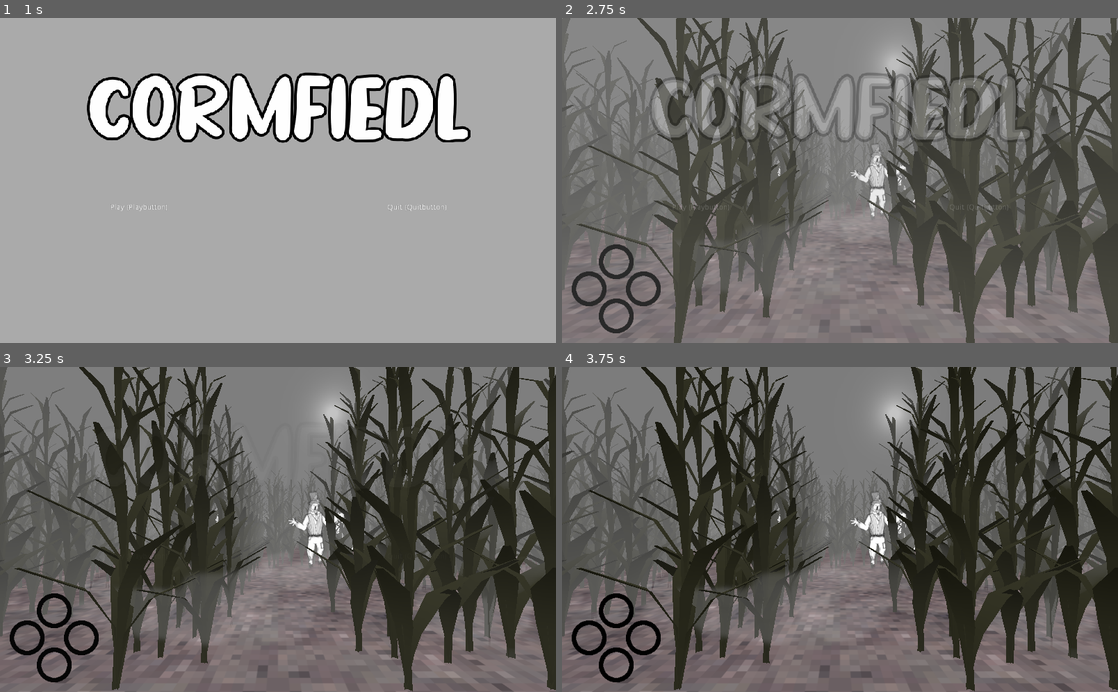
Above: before the commit, frames 1-4 (two rows, left to right).
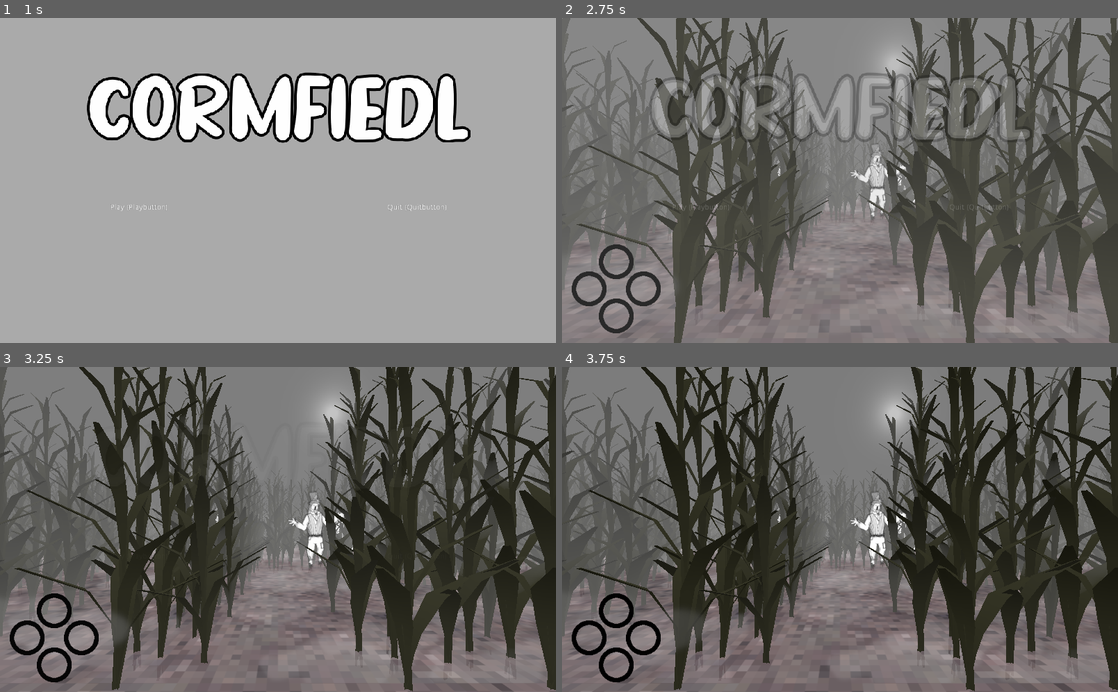
Above: after the commit, the same moments.

Repository: greenje262/one-ticket-to-the-lonely-soul-scarecrow-show
Game: Godot game, scene res://Cornfield.tscn
Same seed, same stepped clock (60 frames per second), same inputs: the game is played once before the commit and once after it. Sound files missing from this copy of the repository are replaced by a short silence.
Inputs:
- Up to frame 1 (1 s): tap Enter at 0.5 s; hold E (turn_right) from 0.53 s (still down); tap D (no) at 0.6 s; tap Space (ping) at 0.8 s
- Up to frame 2 (2.75 s): tap Space (ping) at 1.25, 1.35, 2.3 s; release E (turn_right) at 1.28 s; hold Q (turn_left) 1.28-2.03 s; tap D (no) at 1.55 s; tap Enter at 2 s; hold E (turn_right) from 2.03 s (still down); tap F (look) at 2.1 s
- Up to frame 3 (3.25 s): release E (turn_right) at 2.78 s; hold W (move_forward) from 2.78 s (still down); tap D (no) at 2.85 s
- Up to frame 4 (3.75 s): release W (move_forward) at 3.53 s; hold Q (turn_left) from 3.53 s (still down); tap Space (ping) at 3.6 s

Frame 1 is identical in both runs. In frame 2, 0.7% of the frame differs, in the area x 0-98%, y 53-90%; in frame 3, 3.8%, in the area x 1-97%, y 54-92%; in frame 4, 3.5%.

Commit message:
added end sequence

Diff:
--- a/Cornfield.gd
+++ b/Cornfield.gd
@@ -2,6 +2,7 @@
 
 onready var player = $Player
 onready var weather = $Atmosphere
+onready var fog = $Fog
 onready var weather_tween = $Atmosphere/Tween
 onready var node001 = $Nodes/Node01
 onready var node002 = $Nodes/Node02
@@ -125,6 +126,8 @@
 onready var node120 = $Nodes/Node120
 onready var node121 = $Nodes/Node121
 
+signal the_end
+
 func _ready():
 	player.connect("node_update", self, "check_node")
 	check_node()
@@ -977,9 +980,10 @@
 				"E": null, "speedE": 0
 				}
 		node121.translation:
-			player.node_match = {
-				"N": node117.translation, "speedN": 1.5,
-				"W": null, "speedW": 0,
-				"S": null, "speedS": 0,
-				"E": null, "speedE": 0
-				}
+			emit_signal("the_end")
+			player.node_match = {
+				"N": null, "speedN": 0,
+				"W": null, "speedW": 0,
+				"S": null, "speedS": 0,
+				"E": null, "speedE": 0
+				}
--- a/Cornfield.tscn
+++ b/Cornfield.tscn
@@ -18,6 +18,7 @@
 [ext_resource path="res://scream09.mp3" type="AudioStream" id=16]
 [ext_resource path="res://scream04.mp3" type="AudioStream" id=17]
 [ext_resource path="res://scream10.mp3" type="AudioStream" id=18]
+[ext_resource path="res://Fog.tscn" type="PackedScene" id=19]
 
 [sub_resource type="ProceduralSky" id=1]
 sky_top_color = Color( 0.670588, 0.670588, 0.670588, 1 )
@@ -1726,3 +1727,5 @@
 stream = ExtResource( 8 )
 volume_db = -20.0
 autoplay = true
+
+[node name="Fog" parent="." instance=ExtResource( 19 )]
--- a/Fog.tscn
+++ b/Fog.tscn
@@ -2,21 +2,21 @@
 
 [ext_resource path="res://fog_wall.png" type="Texture" id=1]
 
-[sub_resource type="Gradient" id=6]
+[sub_resource type="Gradient" id=1]
 offsets = PoolRealArray( 0, 0.348837, 0.643411, 1 )
 colors = PoolColorArray( 1, 1, 1, 0, 1, 1, 1, 1, 1, 1, 1, 1, 1, 1, 1, 0 )
 
-[sub_resource type="GradientTexture" id=7]
-gradient = SubResource( 6 )
+[sub_resource type="GradientTexture" id=2]
+gradient = SubResource( 1 )
 
 [sub_resource type="ParticlesMaterial" id=3]
 lifetime_randomness = 0.1
 emission_shape = 2
-emission_box_extents = Vector3( 10, 0.5, 10 )
+emission_box_extents = Vector3( 15, 0.5, 20 )
 spread = 100.0
 gravity = Vector3( 1, 0.1, 0 )
 linear_accel = 0.2
-color_ramp = SubResource( 7 )
+color_ramp = SubResource( 2 )
 anim_offset = 1.0
 anim_offset_random = 1.0
 
@@ -38,7 +38,7 @@
 size = Vector2( 2, 1 )
 
 [node name="Fog" type="Particles"]
-amount = 128
+amount = 1024
 speed_scale = 0.25
 process_material = SubResource( 3 )
 draw_pass_1 = SubResource( 5 )
--- a/Player.gd
+++ b/Player.gd
@@ -3,9 +3,11 @@
 onready var cam = $Camera
 onready var tween = $MoveTween
 onready var tween2 = $OtherTween
+onready var tween3 = $OtherOtherTween
 onready var pinger = $PingPlayer
 onready var ray = $RayCast
 onready var survey = $SettingsPage
+onready var survey_page = $SettingsPage/ViewportContainer/Viewport/SettingsSurvey
 
 onready var ind_u = $UIndicator
 onready var ind_l = $LIndicator
@@ -16,6 +18,7 @@
 onready var noer = $WordBox/YesNoBox/No
 
 onready var title = $WordBox/TitleBox
+onready var end = $WordBox/EndBox
 
 var state = "title"
 var counter = 1001
@@ -35,14 +38,22 @@
 
 func _ready():
 	stored_rot = rotation_degrees
+	get_node("/root/Cornfield").connect("the_end", self, "endgame")
+	survey_page.connect("game_time", self, "settings_done")
 
 func _physics_process(delta):
-	if state == "title" && !tween.is_active():
-		if Input.is_action_just_pressed("ping"):
-			tween.interpolate_property(self, "translation", translation, Vector3(0, 0, 17), 2, Tween.EASE_OUT)
-			tween.start()
-			tween2.interpolate_property(title, "modulate", Color(1, 1, 1, 1), Color(1, 1, 1, 0), 3.5, Tween.TRANS_EXPO)
-			tween2.start()
+	#the 'play again' process is wrong somehow, that needs to be fixed
+	if state == "title" || state == "end":
+		if !tween.is_active():
+			if Input.is_action_just_pressed("ping"):
+				tween.interpolate_property(self, "translation", Vector3(0, 10, 17), Vector3(0, 0, 17), 2, Tween.EASE_OUT)
+				tween.start()
+				if state == "title":
+					tween2.interpolate_property(title, "modulate", Color(1, 1, 1, 1), Color(1, 1, 1, 0), 3.5, Tween.TRANS_EXPO)
+					tween2.start()
+				elif state == "end":
+					tween2.interpolate_property(end, "modulate", Color(1, 1, 1, 1), Color(1, 1, 1, 0), 3.5, Tween.TRANS_EXPO)
+					tween2.start()
 	elif state == "settings" && !survey_time:
 		survey_time = true
 		yield(get_tree().create_timer(1), "timeout")
@@ -50,6 +61,8 @@
 		tween.start()
 		tween2.interpolate_property(survey, "translation", Vector3(2, 0.8, -0.4), Vector3(0, 0.8, -0.4), 1.5, Tween.EASE_OUT)
 		tween2.start()
+		yield(tween2, "tween_all_completed")
+		$SettingsPage/ViewportContainer/Viewport/SettingsSurvey/SettingsBox/Setting1/HSlider.grab_focus()
 	elif state == "game":
 		if !tween.is_active():
 			if !looking:
@@ -112,6 +125,16 @@
 	elif !Dialogue.choice:
 		yesser.hide()
 		noer.hide()
+
+#put away settings page and begin the game
+func settings_done():
+	tween.interpolate_property(cam, "rotation_degrees", Vector3(-30, 0, 0), Vector3(0, 0, 0), 1)
+	tween.start()
+	tween2.interpolate_property(survey, "translation", Vector3(0, 0.8, -0.4), Vector3(2, 0.8, -0.4), 1, Tween.EASE_OUT)
+	tween2.start()
+	yield(tween2, "tween_all_completed")
+	survey.hide()
+	state = "game"
 
 #update look direction after every input
 func look_tweak(looker):
@@ -253,3 +276,14 @@
 
 		if Dialogue.talking && !in_room:
 			Dialogue.dialogue_end()
+
+#play ending sequence
+func endgame():
+	state = "end"
+	tween.interpolate_property(self, "rotation_degrees", rotation_degrees, Vector3(40, 0, 0), 3, Tween.TRANS_LINEAR)
+	tween.start()
+	yield(tween, "tween_all_completed")
+	tween2.interpolate_property(self, "translation", Vector3(-2, 0, 17), Vector3(-2, 10, 23), 3.5, Tween.EASE_IN)
+	tween2.start()
+	tween3.interpolate_property(end, "modulate", Color(1, 1, 1, 0), Color(1, 1, 1, 1), 3, Tween.TRANS_EXPO)
+	tween3.start()
--- a/Player.tscn
+++ b/Player.tscn
@@ -1,11 +1,10 @@
-[gd_scene load_steps=14 format=2]
+[gd_scene load_steps=13 format=2]
 
 [ext_resource path="res://Player.gd" type="Script" id=1]
 [ext_resource path="res://indicator-empty.png" type="Texture" id=2]
 [ext_resource path="res://ping.mp3" type="AudioStream" id=3]
 [ext_resource path="res://ARCO for OSX.otf" type="DynamicFontData" id=4]
 [ext_resource path="res://No Virus.otf" type="DynamicFontData" id=5]
-[ext_resource path="res://Fog.tscn" type="PackedScene" id=6]
 [ext_resource path="res://SettingsSurvey.tscn" type="PackedScene" id=7]
 
 [sub_resource type="DynamicFont" id=1]
@@ -46,6 +45,8 @@
 [node name="MoveTween" type="Tween" parent="."]
 
 [node name="OtherTween" type="Tween" parent="."]
+
+[node name="OtherOtherTween" type="Tween" parent="."]
 
 [node name="UIndicator" type="Sprite" parent="."]
 texture = ExtResource( 2 )
@@ -171,16 +172,66 @@
 align = 1
 valign = 1
 
+[node name="EndBox" type="Control" parent="WordBox"]
+modulate = Color( 1, 1, 1, 0 )
+margin_top = 100.0
+margin_right = 1024.0
+margin_bottom = 400.0
+__meta__ = {
+"_edit_use_anchors_": false
+}
+
+[node name="Panel" type="Panel" parent="WordBox/EndBox"]
+margin_top = -100.0
+margin_right = 1024.0
+margin_bottom = 500.0
+custom_styles/panel = SubResource( 2 )
+__meta__ = {
+"_edit_use_anchors_": false
+}
+
+[node name="Title" type="Label" parent="WordBox/EndBox"]
+anchor_left = 0.5
+anchor_right = 0.5
+margin_left = -350.0
+margin_right = 350.0
+margin_bottom = 161.0
+custom_fonts/font = SubResource( 3 )
+text = "THE EMD"
+align = 1
+valign = 1
+
+[node name="Play" type="Label" parent="WordBox/EndBox"]
+anchor_top = 1.0
+anchor_bottom = 1.0
+margin_top = -100.0
+margin_right = 512.0
+text = "PlayAgain (Playbutton)"
+align = 1
+valign = 1
+
+[node name="Quit" type="Label" parent="WordBox/EndBox"]
+anchor_left = 1.0
+anchor_top = 1.0
+anchor_right = 1.0
+anchor_bottom = 1.0
+margin_left = -512.0
+margin_top = -100.0
+text = "Quit (Quitbutton)"
+align = 1
+valign = 1
+__meta__ = {
+"_edit_use_anchors_": false
+}
+
 [node name="Timer" type="Timer" parent="."]
 wait_time = 0.1
 autostart = true
 
-[node name="Fog" parent="." instance=ExtResource( 6 )]
-
 [node name="SettingsPage" type="MeshInstance" parent="."]
 transform = Transform( 1, 0, 0, 0, 0.819152, 0.573576, 0, -0.573576, 0.819152, 3, 0.8, -0.4 )
 mesh = SubResource( 4 )
-material/0 = SubResource( 5 )
+material/0 = SubResource( 6 )
 
 [node name="ViewportContainer" type="ViewportContainer" parent="SettingsPage"]
 light_mask = 524288
--- /dev/null
+++ b/SettingsSurvey.gd
@@ -0,0 +1,7 @@
+extends Control
+
+signal game_time
+
+func _on_Button_pressed():
+	print("presssssss")
+	emit_signal("game_time")
--- a/SettingsSurvey.tscn
+++ b/SettingsSurvey.tscn
@@ -1,8 +1,11 @@
-[gd_scene format=2]
+[gd_scene load_steps=2 format=2]
+
+[ext_resource path="res://SettingsSurvey.gd" type="Script" id=1]
 
 [node name="SettingsSurvey" type="Control"]
 margin_right = 464.0
 margin_bottom = 600.0
+script = ExtResource( 1 )
 __meta__ = {
 "_edit_use_anchors_": false
 }
@@ -308,7 +311,7 @@
 [node name="Setting9" type="Control" parent="SettingsBox"]
 margin_top = 400.0
 margin_right = 415.0
-margin_bottom = 525.0
+margin_bottom = 450.0
 __meta__ = {
 "_edit_use_anchors_": false
 }
@@ -332,3 +335,30 @@
 __meta__ = {
 "_edit_use_anchors_": false
 }
+
+[node name="DoneButton" type="Control" parent="SettingsBox"]
+margin_top = 500.0
+margin_right = 415.0
+margin_bottom = 550.0
+__meta__ = {
+"_edit_use_anchors_": false
+}
+
+[node name="Button" type="Button" parent="SettingsBox/DoneButton"]
+anchor_left = 0.5
+anchor_top = 0.5
+anchor_right = 0.5
+anchor_bottom = 0.5
+margin_left = -50.0
+margin_top = -25.0
+margin_right = 50.0
+margin_bottom = 25.0
+custom_colors/font_color = Color( 0, 0, 0, 1 )
+action_mode = 0
+text = "DONE"
+flat = true
+__meta__ = {
+"_edit_use_anchors_": false
+}
+
+[connection signal="pressed" from="SettingsBox/DoneButton/Button" to="." method="_on_Button_pressed"]
Not shown: 1 places in Cornfield.tscn that only renumber resources
Not shown: 1 places in Player.tscn that only renumber resources
Not shown, changed: dev-materials/dev-journal.txt
Not shown, removed: .~lock.rantzz.odt#
Not shown, changed: rantzz.odt
